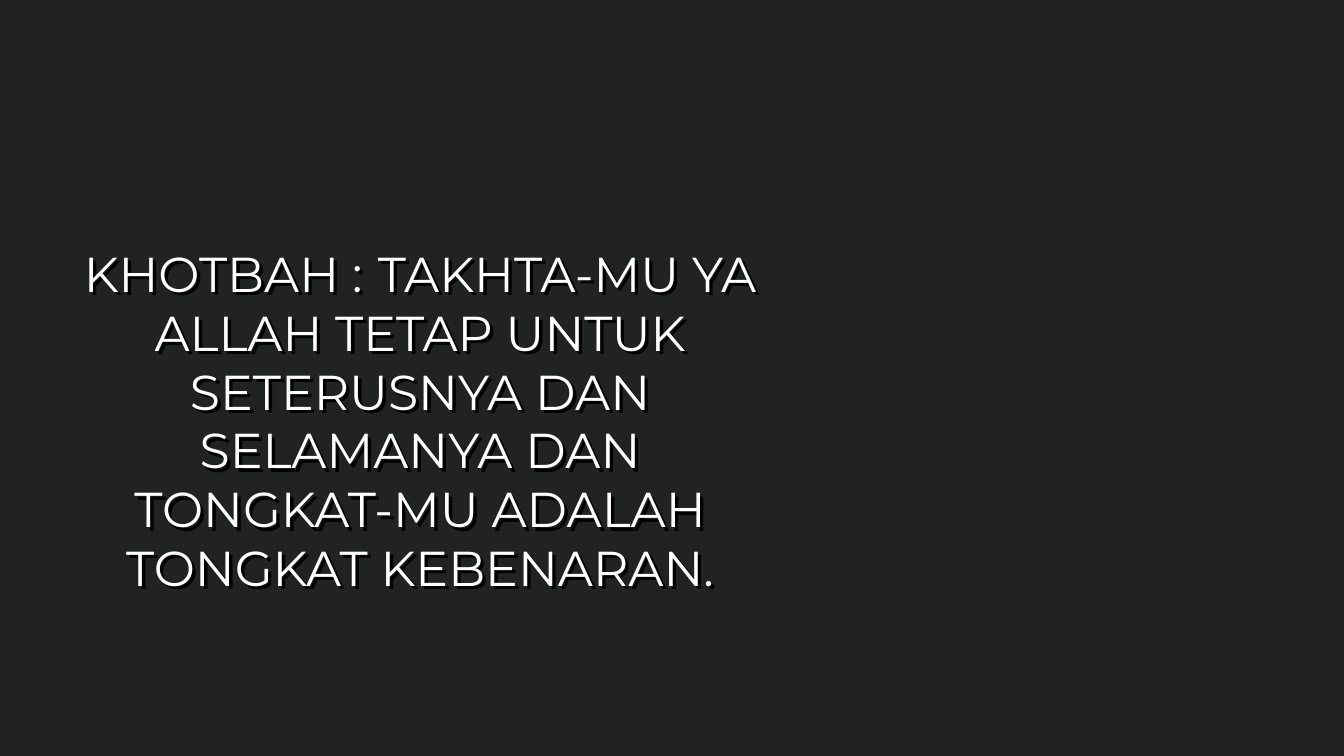
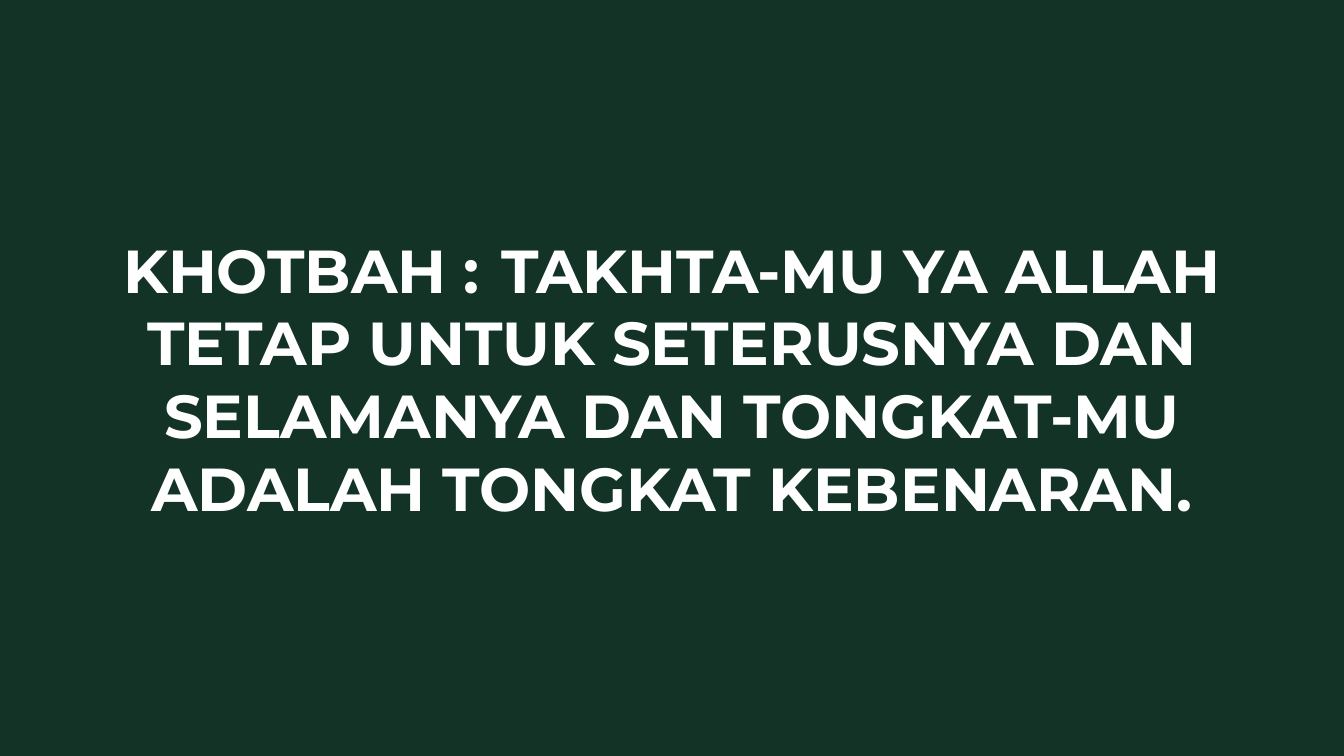
Before and after one commit to jksn23/slide-generator, a slide deck: slide 50 of Ibadah v2.pptx (slide 58 before the commit). Drawn at 1344x756 pixels with LibreOffice and Linux fonts; fonts in the diff are those of the drawing. Boxes give left, top, right and bottom in pixels: in the first picture for what was removed or moved away, otherwise in the second. Text is boxed around its words. In the diff, an @@ line names an element or a change of style, - is before the commit and + after.

```diff
--- a/Ibadah v2.pptx
+++ b/Ibadah v2.pptx
@@ background #202322 to #123326 @@
@@ text "KHOTBAH : TAKHTA-MU YA ALLAH ..." moved from (x1=67, y1=67, x2=773, y2=756) to (x1=123, y1=250, x2=1220, y2=512) @@
@@ text "KHOTBAH : TAKHTA-MU YA ALLAH ..." at (x1=123, y1=250, x2=1220, y2=512): size 42 to 52 pt, bold on @@
@@ text removed at (x1=84, y1=257, x2=756, y2=587) @@
-KHOTBAH : TAKHTA-MU YA ALLAH TETAP UNTUK SETERUSNYA DAN SELAMANYA DAN TONGKAT-MU ADALAH TONGKAT KEBENARAN.
```
Also in this commit, not shown: 90 other slides changed, 6 slides added, 45 slides removed, 13 other files.
